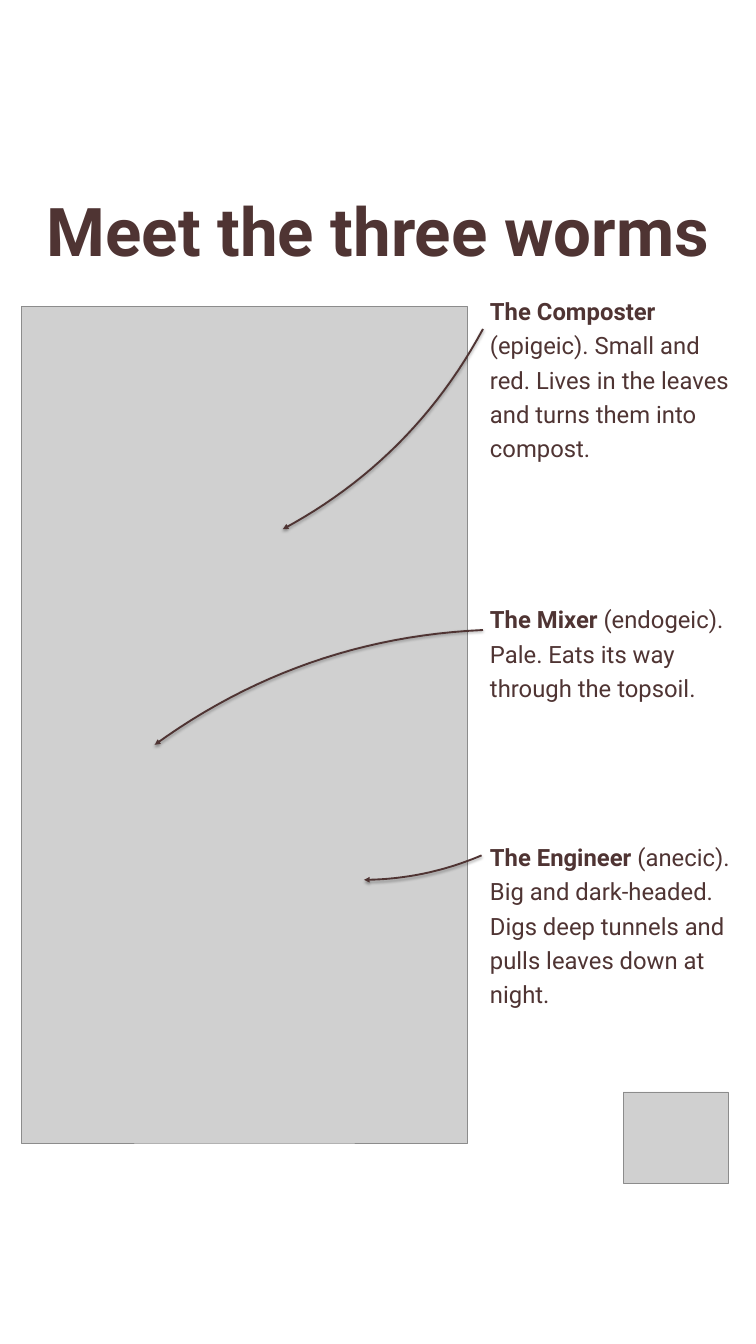
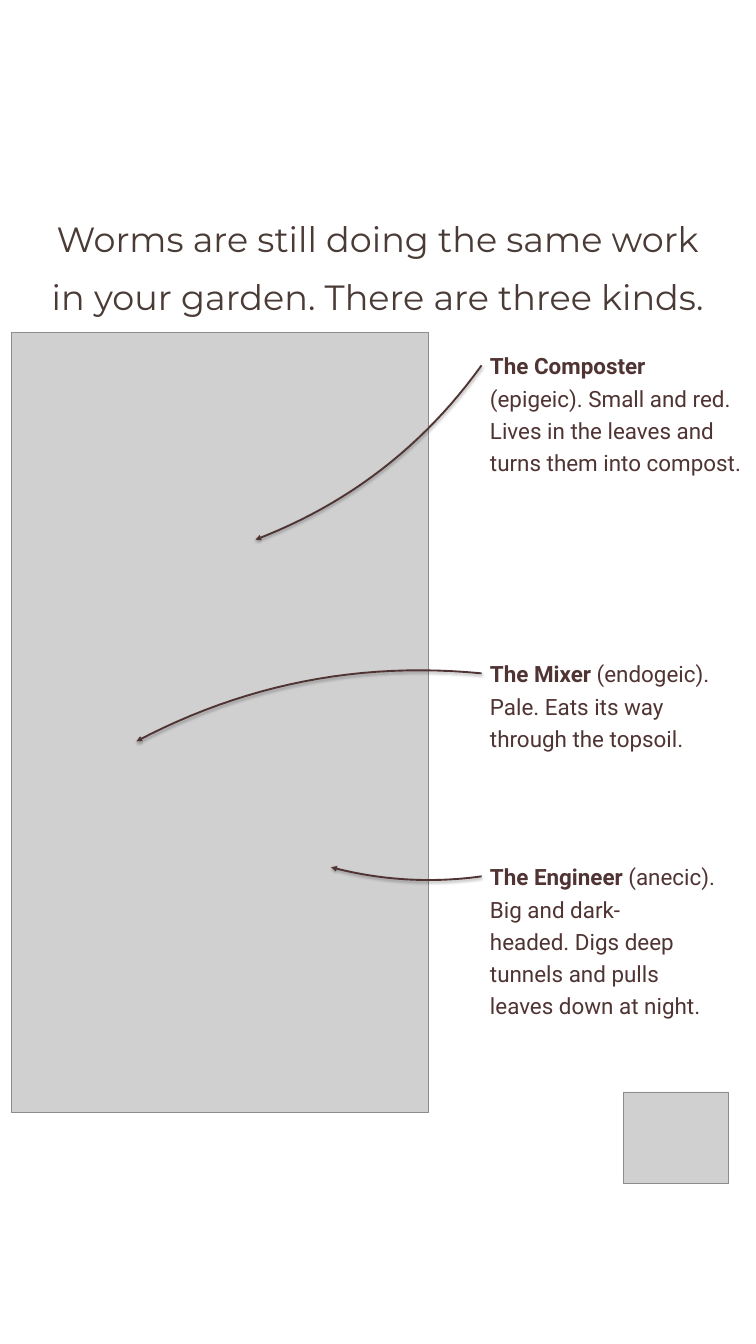
Before and after one commit to linneamoritznyc/final-SFWsite-Linnea, a slide deck: slide 8 of social/earthworm-day-2026-10-21/21-10-2026-wed-ig-story-earthworm.pptx (slide 4 before the commit). Drawn at 756x1344 pixels with LibreOffice and Linux fonts; fonts in the diff are those of the drawing; grey boxes stand for pictures. Boxes give left, top, right and bottom in pixels: in the first picture for what was removed or moved away, otherwise in the second. Text is boxed around its words. In the diff, an @@ line names an element or a change of style, - is before the commit and + after.

```diff
--- a/social/earthworm-day-2026-10-21/21-10-2026-wed-ig-story-earthworm.pptx
+++ b/social/earthworm-day-2026-10-21/21-10-2026-wed-ig-story-earthworm.pptx
@@ text at [52,226,703,317]: text changed; size 72 to 37.5 pt; font Roboto to Montserrat; text colour #4F3433 to #4A3B36; bold off @@
-Meet the three worms
+Worms are still doing the same work
+in your garden. There are three kinds.
@@ picture: place and size @@
-picture at [21,306,467,1143]
+picture at [11,333,428,1112]
@@ text at [490,357,645,379]: size 25.5 to 24 pt in "The Composter" @@
@@ text "The Composter": place and size @@
-text "The Composter" at [490,302,729,424]
+text "The Composter" at [490,357,741,476]
@@ freeform shape: place and size @@
-freeform shape at [283,329,483,530]
+freeform shape at [255,366,481,540]
@@ text at [490,389,741,476]: text changed; size 25.5 to 24 pt @@
-(epigeic). Small and
-red. Lives in the leaves
-and turns them into
-compost.
+(epigeic). Small and red.
+Lives in the leaves and
+turns them into compost.
@@ text "The Mixer (endogeic).": place and size @@
-text "The Mixer (endogeic)." at [490,609,724,702]
+text "The Mixer (endogeic)." at [490,664,710,752]
@@ text "The Mixer (endogeic)." at [490,664,710,752]: size 25.5 to 24 pt @@
@@ freeform shape: place and size @@
-freeform shape at [155,630,483,745]
+freeform shape at [136,671,482,742]
@@ freeform shape: place and size @@
-freeform shape at [364,855,482,880]
+freeform shape at [331,868,482,880]
@@ text at [490,867,715,890]: size 25.5 to 24 pt in "The Engineer (anecic)." @@
@@ text "The Engineer (anecic).": place and size @@
-text "The Engineer (anecic)." at [490,847,729,974]
+text "The Engineer (anecic)." at [490,867,715,1019]
@@ text at [490,901,700,1019]: text changed; size 25.5 to 24 pt @@
-Big and dark-headed.
-Digs deep tunnels and
-pulls leaves down at
-night.
+Big and dark-
+headed. Digs deep
+tunnels and pulls
+leaves down at night.
```
Also in this commit, not shown: 3 other slides changed, 5 slides added, 1 slide removed, 21 other files.
